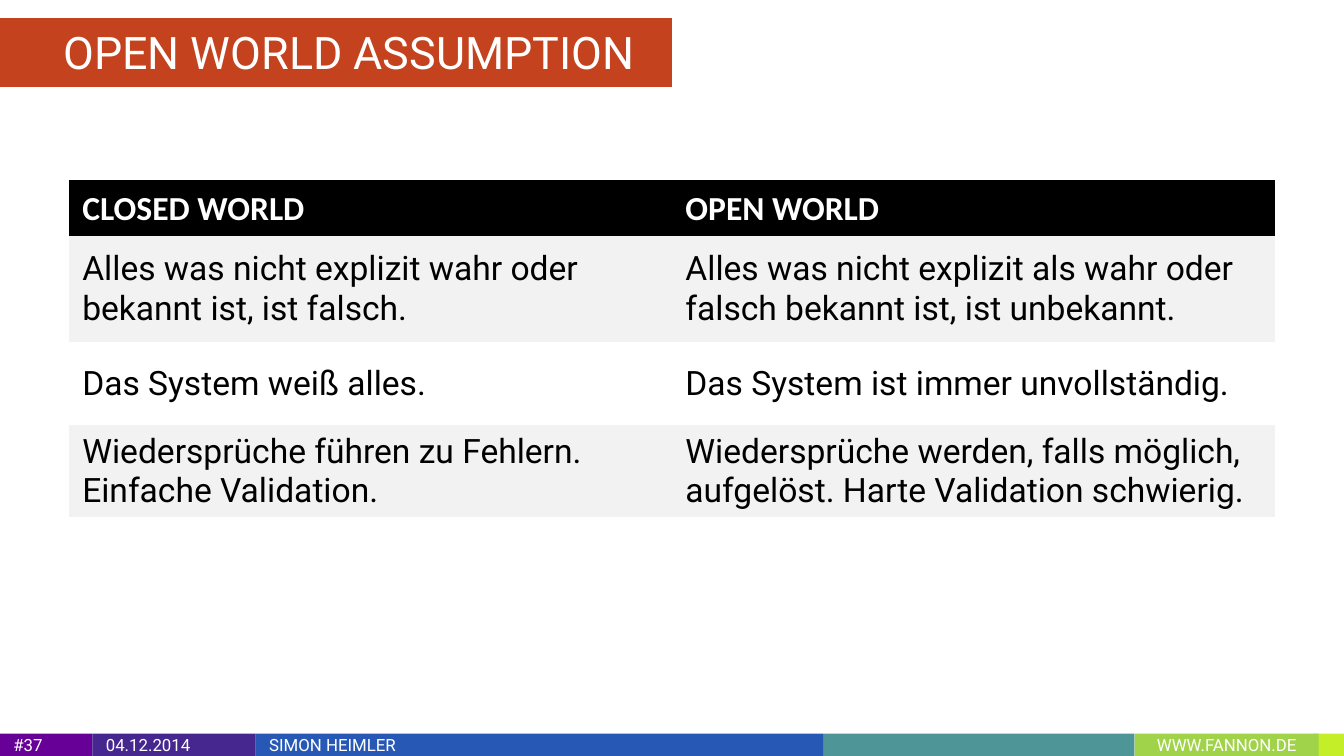
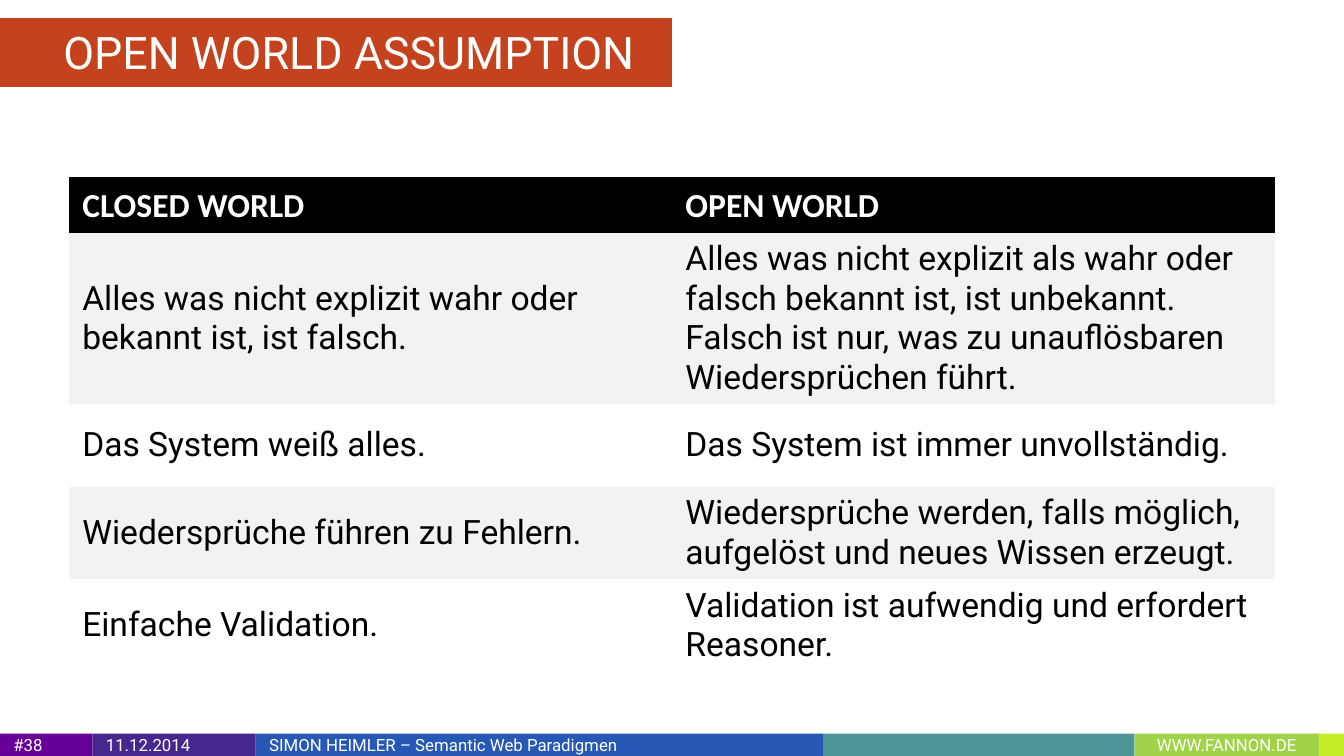
Before and after one commit to Fannon/SemanticWebParadigmen, a slide deck: slide 38 of Semantic Web Paradigmen PPT.pptx (slide 37 before the commit). Drawn at 1344x756 pixels with LibreOffice and Linux fonts; fonts in the diff are those of the drawing. Boxes give left, top, right and bottom in pixels: in the first picture for what was removed or moved away, otherwise in the second. Text is boxed around its words. In the diff, an @@ line names an element or a change of style, - is before the commit and + after.

```diff
--- a/Semantic Web Paradigmen PPT.pptx
+++ b/Semantic Web Paradigmen PPT.pptx
@@ table at bbox=[69, 179, 1275, 679] @@
-row 2, column 2: Alles was nicht explizit als wahr oder falsch bekannt ist, ist unbekannt.
+row 2, column 2: Alles was nicht explizit als wahr oder falsch bekannt ist, ist unbekannt. / Falsch ist nur, was zu unauflösbaren Wiedersprüchen führt.
-row 4: Wiedersprüche führen zu Fehlern. Einfache Validation. | Wiedersprüche werden, falls möglich, aufgelöst. Harte Validation schwierig.
+row 4: Wiedersprüche führen zu Fehlern. | Wiedersprüche werden, falls möglich, aufgelöst und neues Wissen erzeugt.
+row 5: Einfache Validation. | Validation ist aufwendig und erfordert Reasoner.
@@ page number at bbox=[13, 739, 42, 751]: text changed @@
-#37
+#38
@@ text in rectangle at bbox=[106, 739, 190, 751]: text changed @@
-04.12.2014
+11.12.2014
@@ text in rectangle at bbox=[269, 738, 617, 755]: text changed @@
-SIMON HEIMLER
+SIMON HEIMLER – Semantic Web Paradigmen
```
Also in this commit, not shown: 48 other slides changed, 3 slides added, 1 slide removed.
